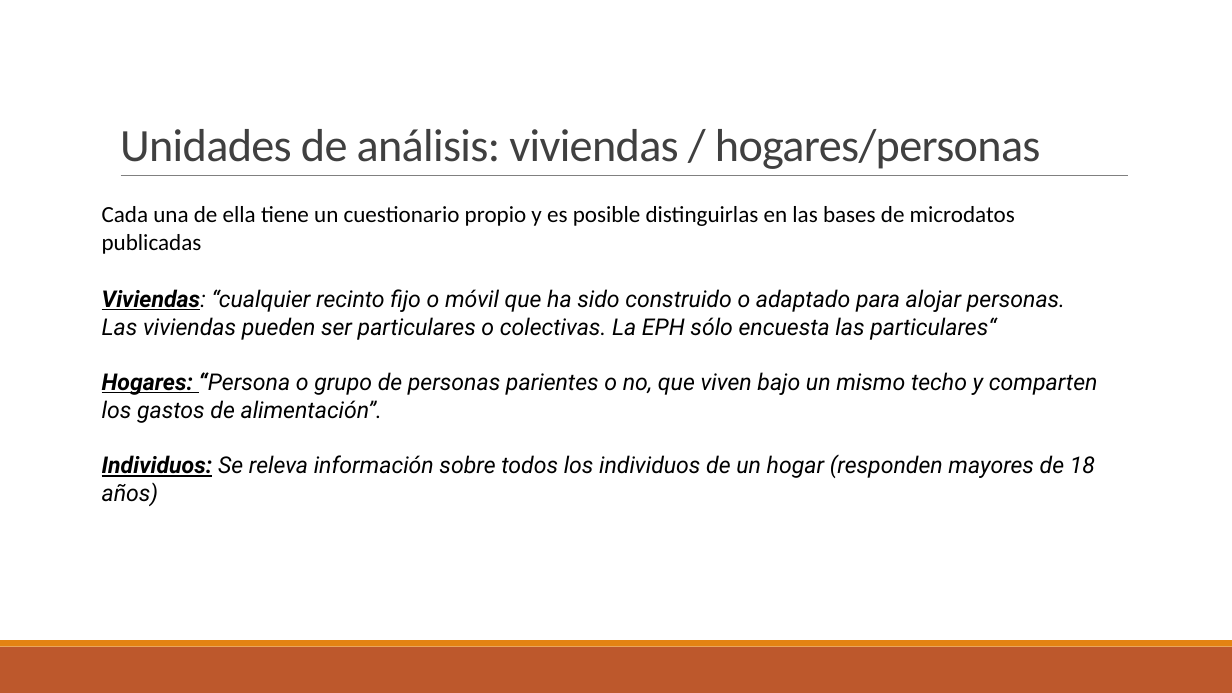
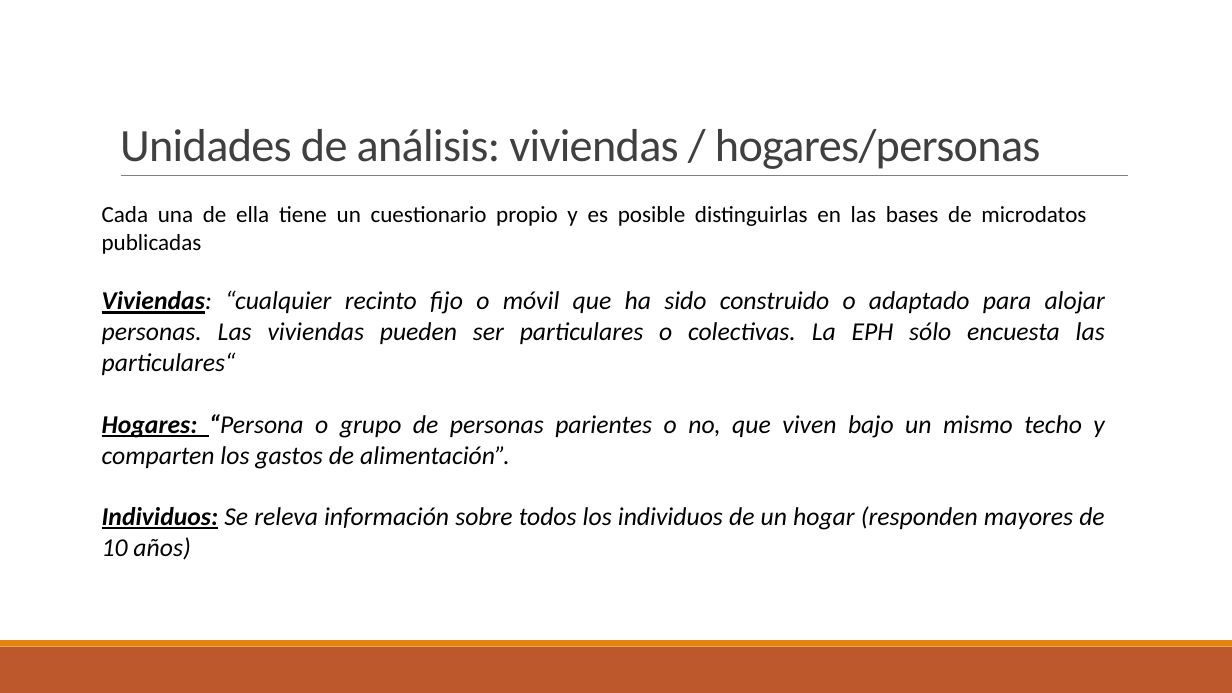
Before and after one commit to ceped-fce-uba/curso_aset, a slide deck: slide 7 of Clase 2 - EPH e Intro a Tidyverse/Presentación EPH.pptx (slide 8 before the commit). Drawn at 1232x693 pixels with LibreOffice and Linux fonts; fonts in the diff are those of the drawing. Boxes give left, top, right and bottom in pixels: in the first picture for what was removed or moved away, otherwise in the second. Text is boxed around its words. In the diff, an @@ line names an element or a change of style, - is before the commit and + after.

```diff
--- a/Clase 2 - EPH e Intro a Tidyverse/Presentación EPH.pptx
+++ b/Clase 2 - EPH e Intro a Tidyverse/Presentación EPH.pptx
@@ text "Cada una de ella tiene ..." at (102, 206, 1086, 254): alignment left to justified @@
@@ text at (102, 290, 1105, 469): size 18 to 20 pt, font Roboto to Calibri in "Viviendas: “cualquier recinto fijo o móvil que ...", "Hogares: “Persona o grupo de personas parientes ..."; alignment left to justified @@
@@ text at (102, 506, 1104, 530): text changed; size 18 to 20 pt; font Roboto to Calibri @@
-Individuos: Se releva información sobre todos los individuos de un hogar (responden mayores de 18 años)
+Individuos: Se releva información sobre todos los individuos de un hogar (responden mayores de 10 años)
```
Also in this commit, not shown: 8 other slides changed, 2 slides added, 3 slides removed, 7 other files.
